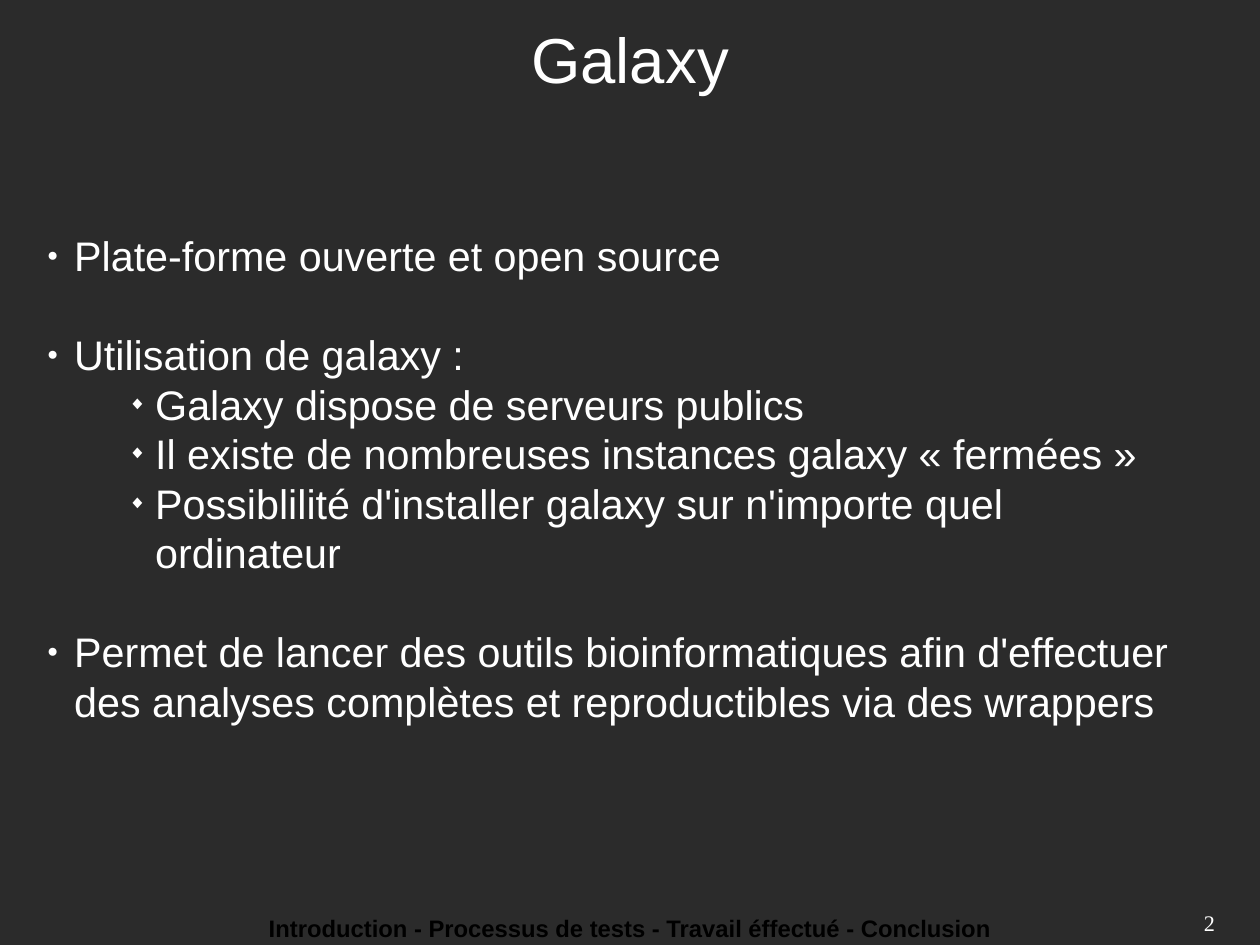
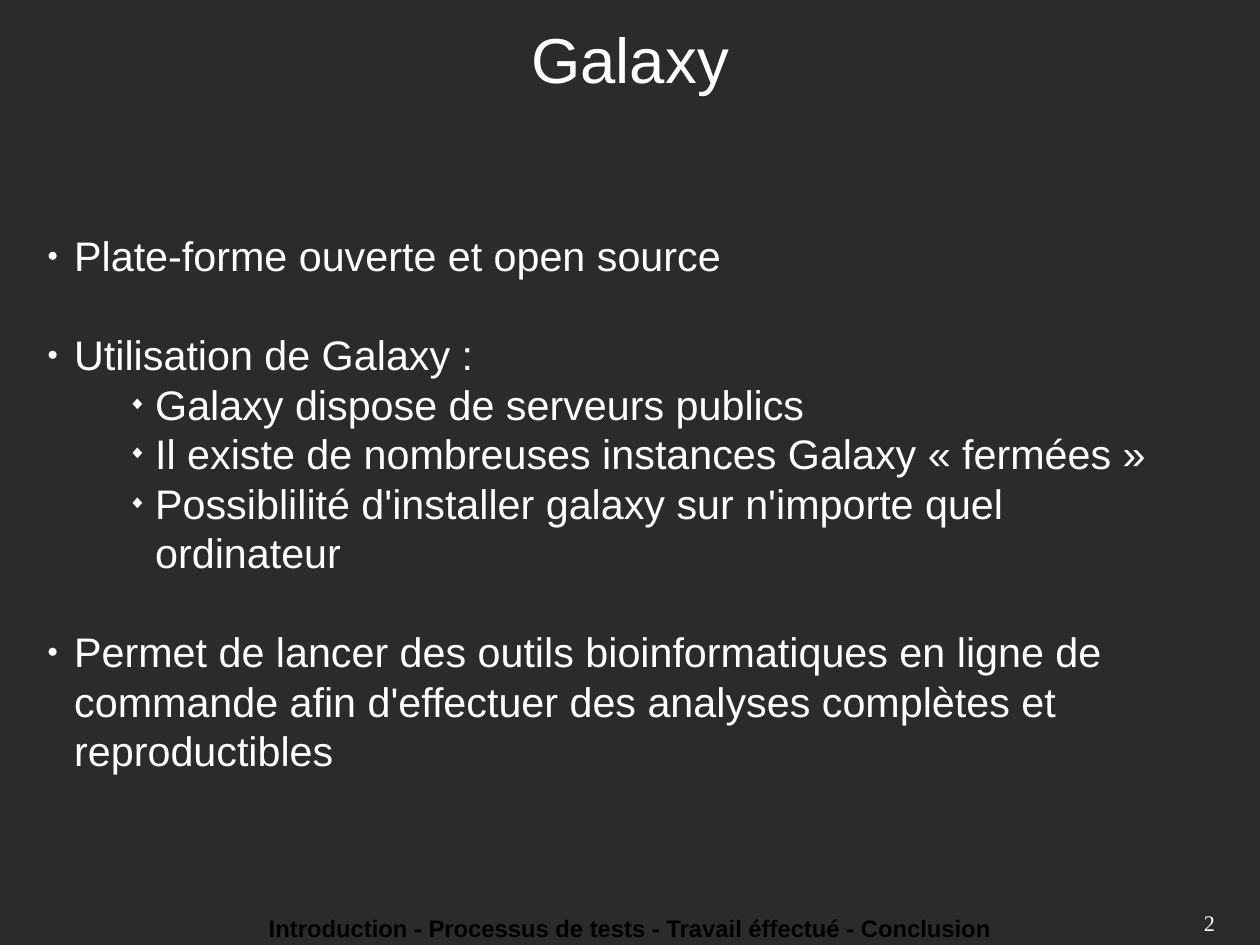
Before and after one commit to theymard1/Internship_report, a slide deck: slide 2 of presentation_6_juin/Diaporama_presentation_6_juin.odp. Drawn at 1260x945 pixels with LibreOffice and Linux fonts; fonts in the diff are those of the drawing; background and template pictures are left out; a plain dark background stands for a picture behind light text. Boxes give left, top, right and bottom in pixels: in the first picture for what was removed or moved away, otherwise in the second. Text is boxed around its words. In the diff, an @@ line names an element or a change of style, - is before the commit and + after.

```diff
--- a/presentation_6_juin/Diaporama_presentation_6_juin.odp
+++ b/presentation_6_juin/Diaporama_presentation_6_juin.odp
@@ text at bbox=[74, 340, 451, 379]: text changed @@
-● Utilisation de galaxy :
+● Utilisation de Galaxy :
@@ text at bbox=[155, 438, 1111, 478]: text changed @@
-      ◆ Il existe de nombreuses instances galaxy « fermées »
+      ◆ Il existe de nombreuses instances Galaxy « fermées »
@@ text at bbox=[74, 637, 1101, 775]: text changed @@
-● Permet de lancer des outils bioinformatiques afin d'effectuer des analyses complètes et reproductibles via des wrappers
+● Permet de lancer des outils bioinformatiques en ligne de commande afin d'effectuer des analyses complètes et reproductibles
```
Also in this commit, not shown: 15 other slides changed, 7 slides added, 10 slides removed, 9 other files.
